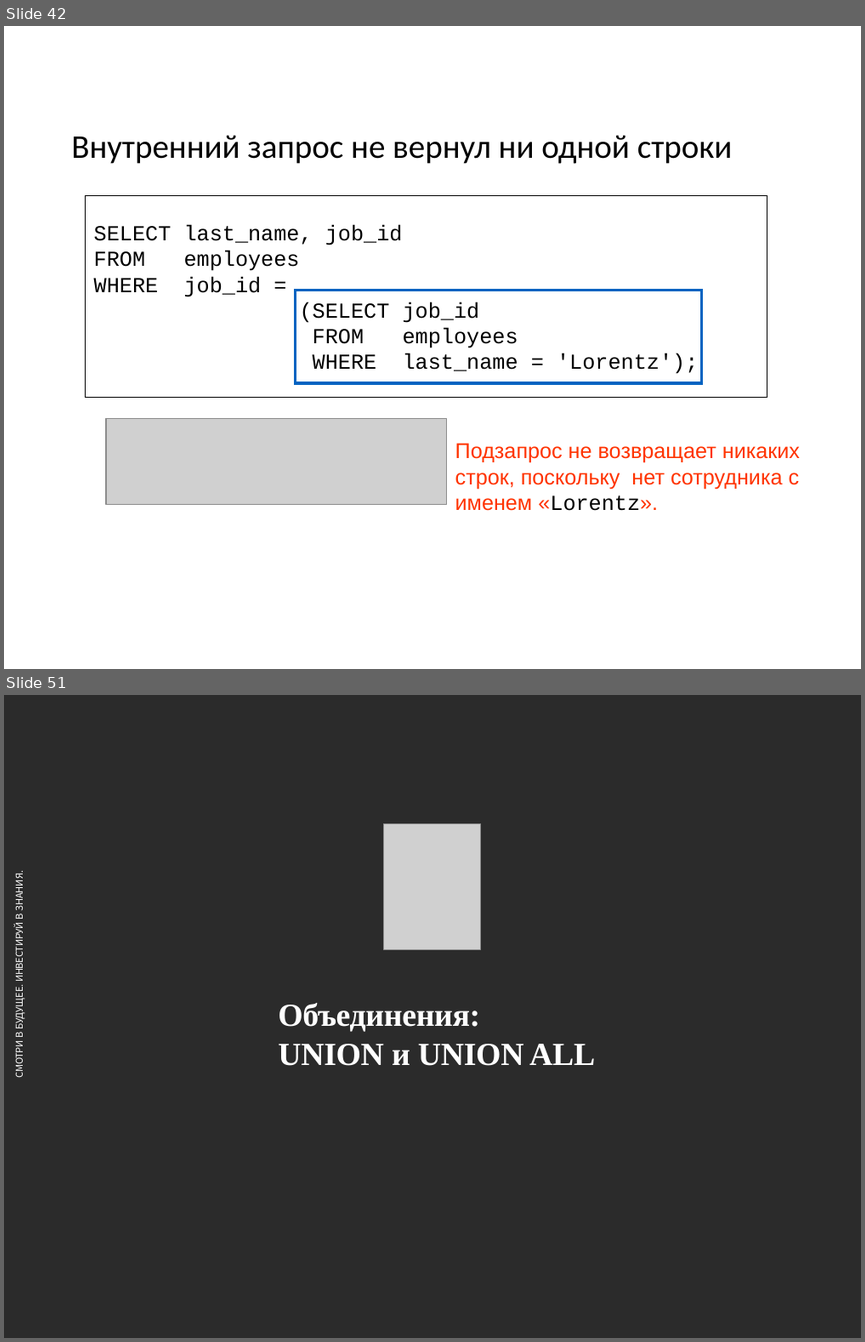
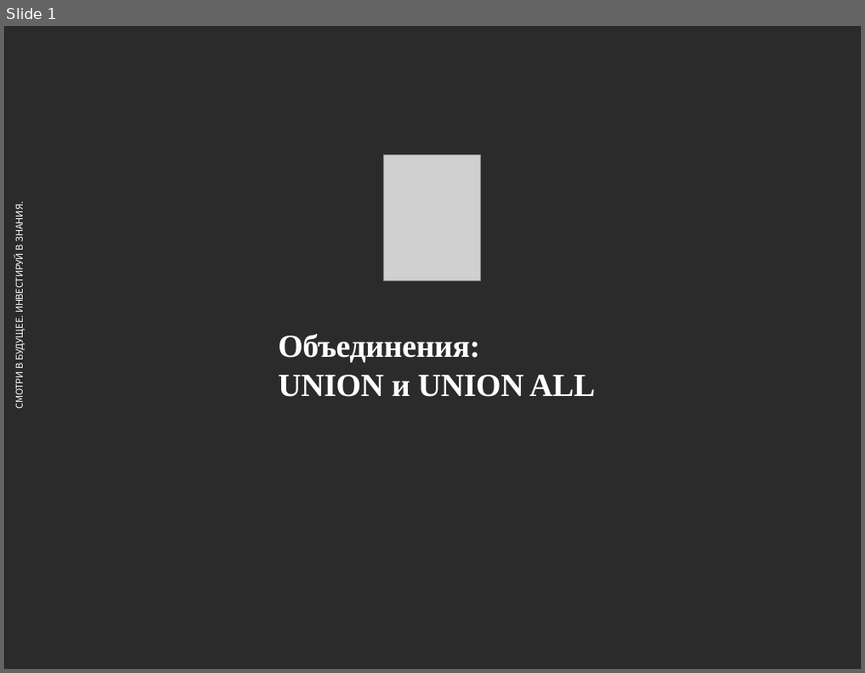
Before and after one commit to andreyzhurlov/ais_postgresql_course_v2, a slide deck: lecture_05/05_UNION_CTE_Группировки_и_Агрегация.pptx. Shown one above the other, each under a label of ours: slides 42 and 51 before the commit, slide 1 after it; the slides between them are not shown. The pictures are 865x1342 and 865x673 pixels, drawn with LibreOffice and Linux fonts; fonts in the diff are those of the drawing; grey boxes stand for pictures; background and template pictures are left out; a plain dark background stands for a picture behind light text. Boxes give left, top, right and bottom in pixels: in the first picture for what was removed or moved away, otherwise in the second. Text is boxed around its words. In the diff, an @@ line names an element or a change of style, - is before the commit and + after.

```diff
--- a/lecture_05/05_UNION_CTE_Группировки_и_Агрегация.pptx
+++ b/lecture_05/05_UNION_CTE_Группировки_и_Агрегация.pptx
@@ slide 42 removed at [4,26,861,669], background #FFFFFF @@
@@ title removed at [71,135,732,164] @@
-Внутренний запрос не вернул ни одной строки
@@ rectangle removed at [86,196,767,397] @@
-SELECT last_name, job_id
-FROM employees
-WHERE job_id =
-(SELECT job_id
-FROM employees
-WHERE last_name = 'Lorentz');
@@ rectangle removed at [296,290,703,382] @@
@@ picture removed at [106,419,447,504] @@
@@ text removed at [455,442,800,510] @@
-Подзапрос не возвращает никаких строк, поскольку нет сотрудника с именем «Lorentz».
@@ what was slide 51 is now slide 1 @@
```
Also in this commit, not shown: 49 other slides removed.
